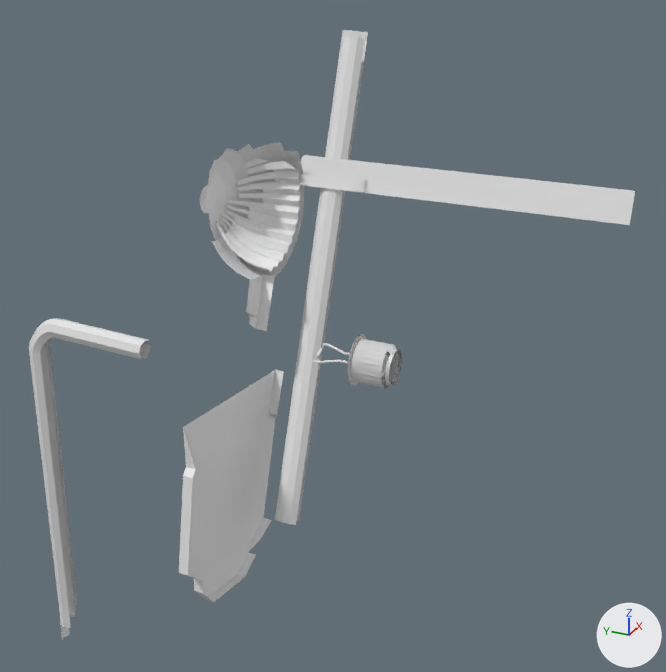
What one commit did to the OBJ model DarkChaos-Dev/gameitems/Primitive.LM_L_LCR1_Parts.obj.
The view is the same before and after, from a 50 mm camera at (-561.0, -262.0, 611.0) aimed at (-267.0, -130.0, 463.0). The axes (+X, +Y, +Z) are drawn at lower right. The lights are the same throughout. Where no turn or scale is listed for an object, it has been applied to the vertices. Vertices at the same position are counted once.

Objects in the first picture: 'LM_L_LCR1_Parts'.
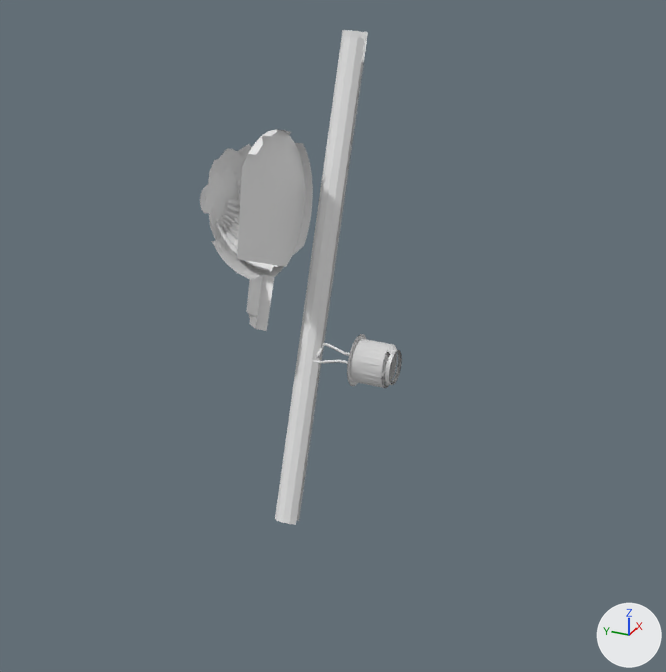
The edits, one by one:
me_lm_l_lcr1_parts is used by ob_lm_l_lcr1_parts; location (0.0, 0.0, 0.0).
me_lm_l_lcr1_parts had 1100 vertices, 1732 faces and spanned x -334.0..-214.0, y -230.0..-29.0, z 326.0..571.0.
me_lm_l_lcr1_parts now has 925 vertices, 1441 faces and spans x -298.0..-214.0, y -163.0..-79.0, z 385.0..571.0.
me_lm_l_lcr1_parts part 1: a new loose piece of 35 vertices spanning x -298.0..-243.0, y -110.0..-107.0, z 486.0..541.0.
me_lm_l_lcr1_parts part 2: the loose piece of 125 vertices spanning x -329.0..-322.0, y -85.0..-29.0, z 326.0..479.0 is deleted.
me_lm_l_lcr1_parts part 3: the loose piece of 32 vertices spanning x -246.0..-241.0, y -230.0..-105.0, z 515.0..526.0 is deleted.
me_lm_l_lcr1_parts part 4: the loose piece of 27 vertices spanning x -247.0..-242.0, y -134.0..-130.0, z 515.0..519.0 is deleted.
me_lm_l_lcr1_parts part 5: the loose piece of 26 vertices spanning x -334.0..-254.0, y -102.0..-98.0, z 359.0..446.0 is deleted.

Changed parts and their boxes (x1, y1, x2, y2) in the pictures (666 x 672 px):
'LM_L_LCR1_Parts', reshaped (67% narrower, 19% shorter)
    before: (29, 30, 635, 640)
    after: (200, 30, 402, 525)
part 1 of me_lm_l_lcr1_parts, added
    after: (237, 129, 313, 267)
part 2 of me_lm_l_lcr1_parts, deleted
    before: (29, 319, 151, 640)
part 3 of me_lm_l_lcr1_parts, deleted
    before: (299, 155, 635, 225)
part 4 of me_lm_l_lcr1_parts, deleted
    before: (355, 181, 369, 193)
part 5 of me_lm_l_lcr1_parts, deleted
    before: (179, 370, 284, 602)
